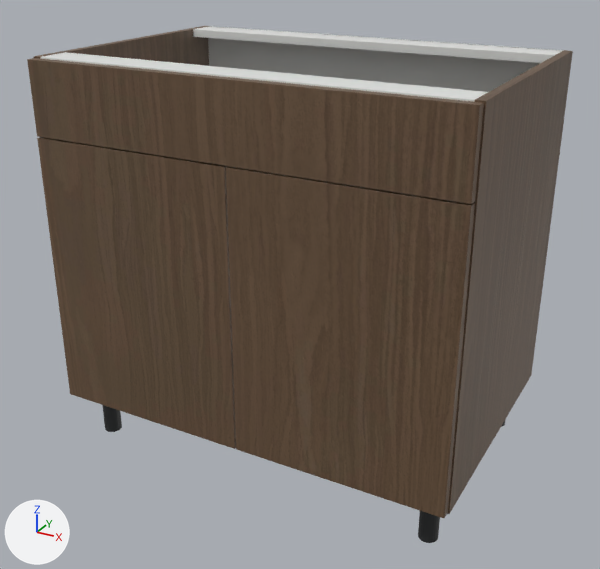
Before and after pictures for a commit that changed the glTF model storefront/public/cabinet-inventory/models/oppein-pb-mso-sb36.glb.
The view is the same before and after, from a camera (50 mm lens) standing at (1.271, -1.808, 1.123) and looking at (0.458, -0.33, 0.384). The axes (+X, +Y, +Z) are drawn at lower left. The lights are the same throughout. The older version comes first. Where no turn or scale is listed for an object, it has been applied to the vertices.

The first picture shows 'Cabinet back', 'Cabinet side', 'Cabinet side.001', 'Door', 'Door.001', 'False drawer front', 'Top support rail', 'Top support rail.001' and 2 more.
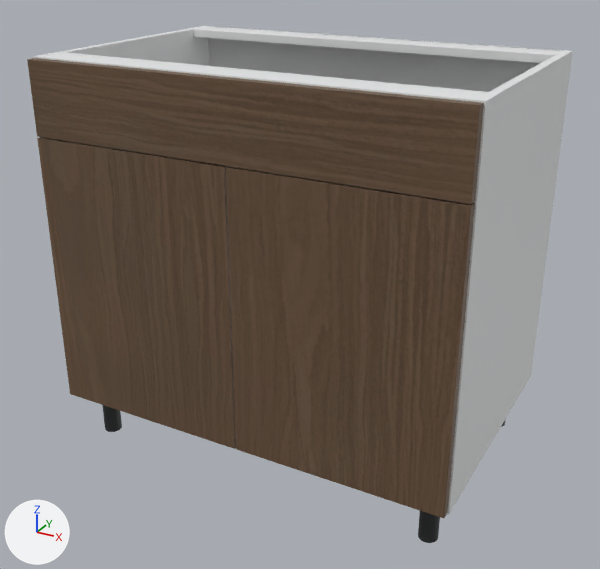
Edits to the bpy script that builds the scene:
```text
Add mat_white_cabinet_carcass:
    mat_white_cabinet_carcass = principled_material('White cabinet carcass')
    mat_white_cabinet_carcass.base_color = (0.82, 0.83, 0.835)  # white #eaebec
    mat_white_cabinet_carcass.roughness = 0.48
Change me_cube:
    where me_cube.from_pydata(...)  # 56 vertices, 108 faces; spans x -0.009..0.009, y -0.293..0.293, z -0.381..0.381
    remove me_cube.materials.append(mat_supplier_finish___smoked_oak)
    add me_cube.materials.append(mat_white_cabinet_carcass)  # white #eaebec
Change me_cube_001:
    where me_cube_001.from_pydata(...)  # 56 vertices, 108 faces; spans x -0.009..0.009, y -0.293..0.293, z -0.381..0.381
    remove me_cube_001.materials.append(mat_supplier_finish___smoked_oak)
    add me_cube_001.materials.append(mat_white_cabinet_carcass)  # white #eaebec
```

Where the change shows, as pixel boxes [x1, y1, x2, y2] in the pictures (600 x 569 px):
'Cabinet side.001', recoloured (lighter)
    both: [447, 50, 573, 514]
'Cabinet side', recoloured (lighter)
    both: [33, 26, 209, 66]
